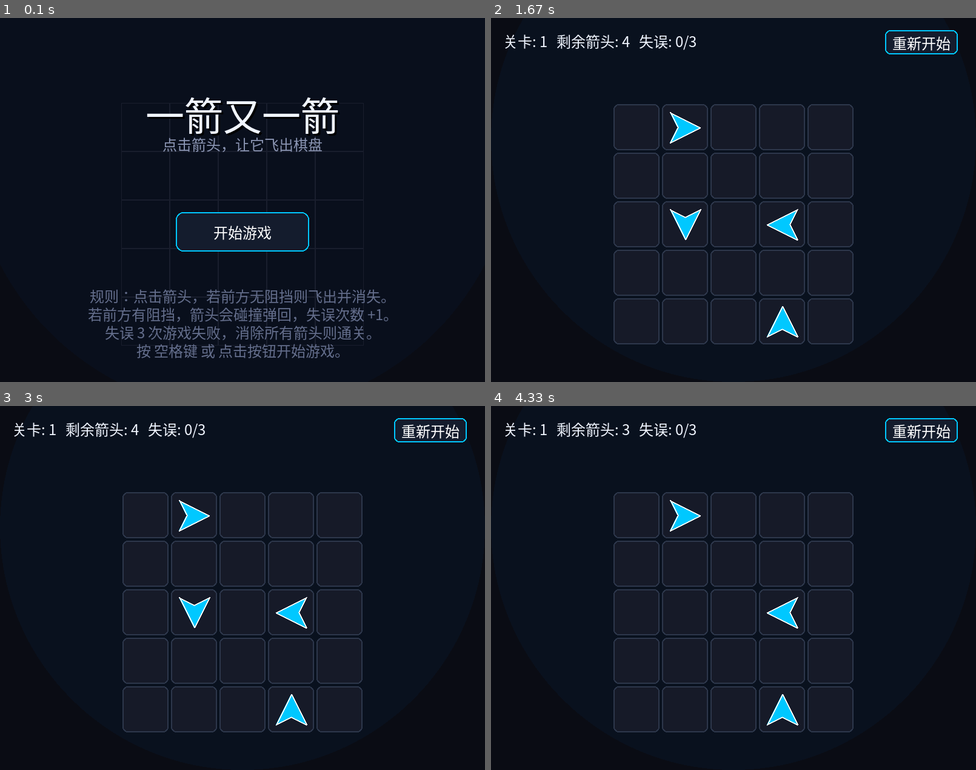
Above: before the commit, frames 1-4 (two rows, left to right).
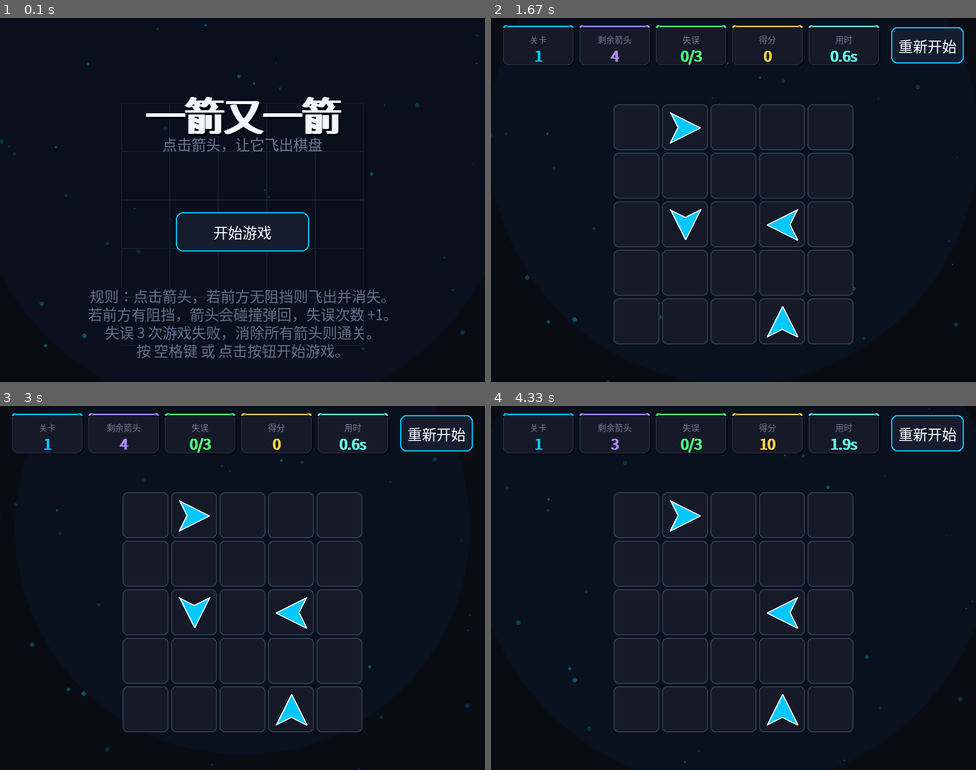
Above: after the commit, the same moments.

Repository: Emrys-m/arrow-game
Game: pygame game, started from main.py
Two runs of this game, one before a commit and one after it. Both use one fixed random seed, a clock stepped at 60 frames per second and the inputs below.
Inputs (mouse positions are in pixels of both pictures, inside the frame that each line leads up to):
- Up to frame 1 (0.1 s): no input
- Up to frame 2 (1.67 s): tap Space at 0.33 s; click (801, 229) at 0.72 s; click "重新开始" at 1.05 s; click (578, 250) at 1.38 s
- Up to frame 3 (3 s): tap Space at 1.67 s; click (106, 537) at 2.05 s; click "重新开始" at 2.38 s; click (203, 566) at 2.72 s
- Up to frame 4 (4.33 s): click (815, 719) at 3.05 s; click (685, 591) at 3.38 s; click (558, 675) at 3.72 s

The runs differ from the first frame. In frame 1, 1.4% of the frame differs, in the area x 0-99%, y 1-93%; in frame 2, 2.3%; in frame 3, 2.3%; in frame 4, 2.3%, in the area x 2-100%, y 0-99%.

Commit message:
feat:新增了得分和计时系统，修改了游戏背景

Diff:
--- a/main.py
+++ b/main.py
@@ -1,6 +1,7 @@
 import pygame
 import sys
 import math
+import random
 
 # 初始化 Pygame
 pygame.init()
@@ -15,28 +16,33 @@
 # ---------- 高级感深色配色 ----------
 WHITE = (255, 255, 255)
 BLACK = (0, 0, 0)
-
-BG_COLOR = (10, 12, 20)          # 深色背景
-GRID_COLOR = (25, 30, 45)        # 极暗网格线
-CELL_BG = (22, 26, 40)           # 格子底色
-CELL_BORDER = (45, 55, 75)       # 格子边框
-
-NEON_BLUE = (0, 200, 255)        # 霓虹青色箭头（正常）
-NEON_RED = (255, 80, 80)         # 霓虹红色箭头（碰撞）
-NEON_GREEN = (80, 255, 120)      # 霓虹绿色文字（通关）
-
-TITLE_COLOR = (240, 245, 255)    # 亮白
-SUB_TITLE_COLOR = (140, 150, 180)
+BG_COLOR = (10, 12, 20)
+GRID_COLOR = (25, 30, 45)
+CELL_BG = (22, 26, 40)
+CELL_BORDER = (45, 55, 75)
+SHADOW_COLOR = (4, 5, 10)
+
+# 霓虹色
+NEON_BLUE = (0, 200, 255)
+NEON_PURPLE = (170, 140, 255)
+NEON_RED = (255, 80, 80)
+NEON_GREEN = (80, 255, 120)
+NEON_YELLOW = (255, 210, 70)
+NEON_ORANGE = (255, 140, 0)
+NEON_CYAN = (100, 255, 230)
+
+TITLE_COLOR = (240, 245, 255)
+SUB_TITLE_COLOR = (110, 120, 150)
 HELP_TEXT = (100, 110, 140)
 
-BTN_COLOR = (20, 28, 45)         # 深色按钮
-BTN_HOVER = (35, 50, 80)         # 按钮悬停
-BTN_BORDER = (0, 200, 255)       # 青色边框
+BTN_COLOR = (20, 28, 45)
+BTN_HOVER = (35, 50, 80)
+BTN_BORDER = (0, 200, 255)
 
 DIRS = {'U': (0, -1), 'D': (0, 1), 'L': (-1, 0), 'R': (1, 0)}
 MAX_MISTAKES = 3
 
-# ---------- 关卡数据（5 关，难度逐级递增） ----------
+# ---------- 关卡数据 ----------
 LEVELS = [
     [
         [None, 'R', None, None, None],
@@ -75,11 +81,10 @@
     ]
 ]
 
-# ---------- 画箭头函数（支持缩放，用于残影） ----------
+# ---------- 画箭头函数 ----------
 def draw_arrow(surface, x, y, direction, color=NEON_BLUE, outline_color=WHITE, scale=1.0):
     size = int(25 * scale)
     if size <= 0: return
-
     if direction == 'U':
         points = [(x, y - size), (x - size, y + size), (x, y + size // 2), (x + size, y + size)]
     elif direction == 'D':
@@ -93,34 +98,58 @@
     pygame.draw.polygon(surface, color, points)
     pygame.draw.polygon(surface, outline_color, points, max(1, int(2 * scale)))
 
-# ---------- 飞行动画类（加入加速和拖尾） ----------
+# ---------- 时间格式化 ----------
+def format_time(t):
+    if t < 60:
+        return f"{t:.1f}s"
+    m = int(t // 60)
+    s = t - m * 60
+    return f"{m}:{s:04.1f}"
+
+# ---------- 漂移粒子类 ----------
+class Particle:
+    def __init__(self):
+        self.reset()
+
+    def reset(self):
+        self.x = random.uniform(0, WIDTH)
+        self.y = random.uniform(0, HEIGHT)
+        self.size = random.uniform(0.5, 2.5)
+        self.speed_x = random.uniform(-0.3, 0.3)
+        self.speed_y = random.uniform(-0.5, -0.1)
+        self.alpha = random.randint(30, 100)
+
+    def update(self):
+        self.x += self.speed_x
+        self.y += self.speed_y
+        if self.y < -10 or self.x < -10 or self.x > WIDTH + 10:
+            self.reset()
+            self.y = HEIGHT + 10
+
+    def draw(self, surface):
+        s = pygame.Surface((int(self.size * 4), int(self.size * 4)), pygame.SRCALPHA)
+        pygame.draw.circle(s, (0, 200, 255, self.alpha), (int(self.size * 2), int(self.size * 2)), int(self.size * 2))
+        surface.blit(s, (self.x - self.size * 2, self.y - self.size * 2))
+
+# ---------- 飞行动画类 ----------
 class FlyingArrow:
     def __init__(self, row, col, direction):
         self.direction = direction
         self.x = MARGIN_X + col * CELL_SIZE + CELL_SIZE // 2
         self.y = MARGIN_Y + row * CELL_SIZE + CELL_SIZE // 2
-
-        # 新增：初始速度较慢，飞行过程中加速
         self.speed = 6
         dx, dy = DIRS[direction]
         self.vx = dx * self.speed
         self.vy = dy * self.speed
-
-        # 新增：拖尾残影集合
         self.trail = []
 
     def update(self):
-        # 记录当前坐标进入拖尾数组
         self.trail.append((self.x, self.y))
-        if len(self.trail) > 7:  # 保留最近7帧的位置
-            self.trail.pop(0)
-
-        # 加速效果：每帧速度增加，带来弹射感
+        if len(self.trail) > 7: self.trail.pop(0)
         self.speed += 1.2
         dx, dy = DIRS[self.direction]
         self.vx = dx * self.speed
         self.vy = dy * self.speed
-
         self.x += self.vx
         self.y += self.vy
 
@@ -129,14 +158,10 @@
                 self.y < -CELL_SIZE or self.y > HEIGHT + CELL_SIZE)
 
     def draw(self, screen):
-        # 1. 绘制拖尾残影
         for i, (tx, ty) in enumerate(self.trail):
-            # 越靠后的残影越小、颜色越暗（逼近背景色）
-            scale = (i + 1) / len(self.trail) * 0.7  # 缩放比例 0.1 ~ 0.7
-            trail_color = (0, int(150 * (i / len(self.trail))), 200) # 颜色逐渐变暗
+            scale = (i + 1) / len(self.trail) * 0.7
+            trail_color = (0, int(150 * (i / len(self.trail))), 200)
             draw_arrow(screen, tx, ty, self.direction, trail_color, NEON_BLUE, scale)
-
-        # 2. 绘制本体
         draw_arrow(screen, self.x, self.y, self.direction, NEON_BLUE, WHITE)
 
 # ---------- 碰撞弹回动画类 ----------
@@ -150,12 +175,10 @@
         self.x = self.start_x
         self.y = self.start_y
         self.max_dist = max_dist
-
         self.speed = 12
         dx, dy = DIRS[direction]
         self.vx = dx * self.speed
         self.vy = dy * self.speed
-
         self.distance_traveled = 0
         self.state = "forward"
         self.finished = False
@@ -169,7 +192,7 @@
                 self.state = "backward"
                 self.x -= self.vx
                 self.y -= self.vy
-                self.vx = -self.vx * 1.5  # 弹回时加速，显得有力量感
+                self.vx = -self.vx * 1.5
                 self.vy = -self.vy * 1.5
         elif self.state == "backward":
             self.x += self.vx
@@ -191,16 +214,30 @@
         self.screen = pygame.display.set_mode((WIDTH, HEIGHT))
         pygame.display.set_caption("一箭又一箭")
         self.clock = pygame.time.Clock()
+
+        # 字体
         self.font = pygame.font.SysFont("simhei", 24)
+        self.label_font = pygame.font.SysFont("simhei", 14)
+        self.value_font = pygame.font.SysFont("simhei", 24)
+        self.value_font.set_bold(True)
         self.big_font = pygame.font.SysFont("simhei", 48)
+        self.big_font.set_bold(True)
         self.title_font = pygame.font.SysFont("simhei", 64)
+        self.title_font.set_bold(True)
 
         self.state = "START"
         self.level_index = 0
         self.grid = []
         self.mistakes = 0
+        self.score = 0
+        self.elapsed_time = 0.0  # 新增：计时
         self.flying_arrows = []
         self.bumping_arrows = []
+
+        # 时间计数（驱动动画）
+        self.time = 0
+        # 漂移粒子
+        self.particles = [Particle() for _ in range(40)]
 
         self.start_btn_rect = pygame.Rect(WIDTH // 2 - 110, HEIGHT // 2 + 20, 220, 65)
 
@@ -211,11 +248,13 @@
         self.level_index = index
         self.grid = [row[:] for row in LEVELS[index]]
         self.mistakes = 0
+        self.elapsed_time = 0.0  # 重置计时
         self.flying_arrows = []
         self.bumping_arrows = []
         self.state = "PLAYING"
 
     def reset_level(self):
+        self.score = 0
         self.load_level(self.level_index)
 
     def count_arrows(self):
@@ -263,14 +302,24 @@
                 if self.is_path_clear(row, col, direction):
                     self.grid[row][col] = None
                     self.flying_arrows.append(FlyingArrow(row, col, direction))
-                    if self.count_arrows() == 0: self.state = "WIN"
+                    self.score += 10
+                    if self.count_arrows() == 0:
+                        self.state = "WIN"
+                        self.score += 50
                 else:
                     self.mistakes += 1
                     dist = self.get_block_dist(row, col, direction)
                     if dist > 0: self.bumping_arrows.append(BumpingArrow(row, col, direction, dist))
+                    self.score = max(0, self.score - 5)
                     if self.mistakes >= MAX_MISTAKES: self.state = "LOSE"
 
     def update(self):
+        self.time += 1
+        # 计时：仅在 PLAYING 状态累加
+        if self.state == "PLAYING":
+            self.elapsed_time += 1.0 / 60.0
+        for p in self.particles:
+            p.update()
         for arrow in self.flying_arrows[:]:
             arrow.update()
             if arrow.is_off_screen(): self.flying_arrows.remove(arrow)
@@ -280,36 +329,54 @@
 
     def draw_start_screen(self):
         self.screen.fill(BG_COLOR)
+
+        # 呼吸光晕
+        pulse = 1.0 + 0.1 * math.sin(self.time * 0.03)
         glow_surf = pygame.Surface((WIDTH, HEIGHT), pygame.SRCALPHA)
-        pygame.draw.circle(glow_surf, (0, 150, 255, 15), (WIDTH // 2, HEIGHT // 3), 300)
-        pygame.draw.circle(glow_surf, (0, 100, 255, 8), (WIDTH // 2, HEIGHT // 3), 450)
+        pygame.draw.circle(glow_surf, (0, 150, 255, 15), (WIDTH // 2, HEIGHT // 3), int(300 * pulse))
+        pygame.draw.circle(glow_surf, (0, 100, 255, 8), (WIDTH // 2, HEIGHT // 3), int(450 * pulse))
         self.screen.blit(glow_surf, (0, 0))
 
+        # 漂移粒子
+        for p in self.particles:
+            p.draw(self.screen)
+
+        # 装饰网格
         for r in range(ROWS):
             for c in range(COLS):
                 rect = pygame.Rect(MARGIN_X + c * CELL_SIZE, MARGIN_Y + r * CELL_SIZE, CELL_SIZE, CELL_SIZE)
                 pygame.draw.rect(self.screen, GRID_COLOR, rect, 1)
 
+        # 标题（呼吸缩放）
+        title_scale = 1.0 + 0.02 * math.sin(self.time * 0.05)
         title_text = "一箭又一箭"
+        title_base = self.title_font.render(title_text, True, TITLE_COLOR)
+        title_w = int(title_base.get_width() * title_scale)
+        title_h = int(title_base.get_height() * title_scale)
+        title = pygame.transform.smoothscale(title_base, (title_w, title_h))
         shadow = self.title_font.render(title_text, True, (0, 0, 0))
+        shadow_w = int(shadow.get_width() * title_scale)
+        shadow_h = int(shadow.get_height() * title_scale)
+        shadow = pygame.transform.smoothscale(shadow, (shadow_w, shadow_h))
         self.screen.blit(shadow, (WIDTH // 2 - shadow.get_width() // 2 + 3, HEIGHT // 4 - 40 + 3))
-        title = self.title_font.render(title_text, True, TITLE_COLOR)
         self.screen.blit(title, (WIDTH // 2 - title.get_width() // 2, HEIGHT // 4 - 40))
 
+        # 副标题
         sub_title = self.font.render("点击箭头，让它飞出棋盘", True, SUB_TITLE_COLOR)
         self.screen.blit(sub_title, (WIDTH // 2 - sub_title.get_width() // 2, HEIGHT // 4 + 40))
 
+        # 开始按钮
         mouse_pos = pygame.mouse.get_pos()
         hover = self.start_btn_rect.collidepoint(mouse_pos)
         btn_color = BTN_HOVER if hover else BTN_COLOR
         pygame.draw.rect(self.screen, btn_color, self.start_btn_rect, border_radius=12)
         border_color = (0, 255, 255) if hover else BTN_BORDER
         pygame.draw.rect(self.screen, border_color, self.start_btn_rect, width=2, border_radius=12)
-
         btn_text = self.font.render("开始游戏", True, WHITE)
         self.screen.blit(btn_text, (self.start_btn_rect.centerx - btn_text.get_width() // 2,
                                      self.start_btn_rect.centery - btn_text.get_height() // 2))
 
+        # 操作说明
         help_lines = [
             "规则：点击箭头，若前方无阻挡则飞出并消失。",
             "若前方有阻挡，箭头会碰撞弹回，失误次数 +1。",
@@ -320,12 +387,171 @@
             help_surf = self.font.render(line, True, HELP_TEXT)
             self.screen.blit(help_surf, (WIDTH // 2 - help_surf.get_width() // 2, HEIGHT - 160 + i * 30))
 
+    def draw_hud_card(self, x, y, w, h, label, value, accent_color):
+        shadow_rect = pygame.Rect(x + 2, y + 2, w, h)
+        pygame.draw.rect(self.screen, SHADOW_COLOR, shadow_rect, border_radius=10)
+        rect = pygame.Rect(x, y, w, h)
+        pygame.draw.rect(self.screen, CELL_BG, rect, border_radius=10)
+        accent_rect = pygame.Rect(x, y, w, 3)
+        pygame.draw.rect(self.screen, accent_color, accent_rect,
+                         border_top_left_radius=10, border_top_right_radius=10)
+        pygame.draw.rect(self.screen, CELL_BORDER, rect, width=1, border_radius=10)
+        label_surf = self.label_font.render(label, True, SUB_TITLE_COLOR)
+        self.screen.blit(label_surf, (x + w // 2 - label_surf.get_width() // 2, y + 12))
+        value_surf = self.value_font.render(value, True, accent_color)
+        self.screen.blit(value_surf, (x + w // 2 - value_surf.get_width() // 2, y + 32))
+
+    # ---------- 结算面板绘制 ----------
+    def draw_result_panel(self, is_win):
+        overlay = pygame.Surface((WIDTH, HEIGHT), pygame.SRCALPHA)
+        overlay.fill((6, 8, 15, 200))
+        self.screen.blit(overlay, (0, 0))
+
+        panel_w, panel_h = 460, 420
+        panel_x = WIDTH // 2 - panel_w // 2
+        panel_y = HEIGHT // 2 - panel_h // 2
+
+        accent = NEON_GREEN if is_win else NEON_RED
+
+        # 外发光
+        pulse = 1.0 + 0.08 * math.sin(self.time * 0.06)
+        glow = pygame.Surface((panel_w + 80, panel_h + 80), pygame.SRCALPHA)
+        for i in range(5, 0, -1):
+            alpha = 12 - i
+            pygame.draw.rect(glow, (*accent, max(alpha, 3)),
+                             (40 - i * 3, 40 - i * 3, panel_w + i * 6, panel_h + i * 6),
+                             border_radius=20 + i * 2)
+        self.screen.blit(glow, (panel_x - 40, panel_y - 40))
+
+        # 阴影
+        shadow = pygame.Surface((panel_w + 20, panel_h + 20), pygame.SRCALPHA)
+        pygame.draw.rect(shadow, (0, 0, 0, 160), (0, 0, panel_w + 20, panel_h + 20), border_radius=22)
+        self.screen.blit(shadow, (panel_x - 10, panel_y - 10))
+
+        # 面板主体
+        panel_rect = pygame.Rect(panel_x, panel_y, panel_w, panel_h)
+        pygame.draw.rect(self.screen, (22, 28, 45), panel_rect, border_radius=18)
+
+        # 内网格
+        inner_clip = pygame.Surface((panel_w, panel_h), pygame.SRCALPHA)
+        for i in range(0, panel_w, 24):
+            pygame.draw.line(inner_clip, (40, 50, 75, 50), (i, 0), (i, panel_h))
+        for j in range(0, panel_h, 24):
+            pygame.draw.line(inner_clip, (40, 50, 75, 50), (0, j), (panel_w, j))
+        self.screen.blit(inner_clip, (panel_x, panel_y))
+
+        # 顶部光晕
+        top_glow = pygame.Surface((panel_w, 200), pygame.SRCALPHA)
+        for i in range(200, 0, -10):
+            alpha = max(0, int(30 * (i / 200) * pulse))
+            pygame.draw.circle(top_glow, (*accent, alpha), (panel_w // 2, 0), i * 2)
+        self.screen.blit(top_glow, (panel_x, panel_y))
+
+        # 边框
+        pygame.draw.rect(self.screen, accent, panel_rect, width=2, border_radius=18)
+        inner_rect = pygame.Rect(panel_x + 6, panel_y + 6, panel_w - 12, panel_h - 12)
+        pygame.draw.rect(self.screen, accent, inner_rect, width=1, border_radius=14)
+
+        # 四角 L 形角标
+        corner_len = 18
+        corner_thickness = 3
+        corners = [
+            (panel_x + 12, panel_y + 12, 1, 1),
+            (panel_x + panel_w - 12, panel_y + 12, -1, 1),
+            (panel_x + 12, panel_y + panel_h - 12, 1, -1),
+            (panel_x + panel_w - 12, panel_y + panel_h - 12, -1, -1),
+        ]
+        for cx, cy, dx, dy in corners:
+            pygame.draw.line(self.screen, accent,
+                             (cx, cy), (cx + corner_len * dx, cy), corner_thickness)
+            pygame.draw.line(self.screen, accent,
+                             (cx, cy), (cx, cy + corner_len * dy), corner_thickness)
+
+        # 顶部状态条
+        pygame.draw.rect(self.screen, accent, (panel_x, panel_y, panel_w, 4),
+                         border_top_left_radius=18, border_top_right_radius=18)
+
+        # 圆形图标 + 旋转光环
+        icon_cy = panel_y + 78
+        icon_r = 40
+        ring_r = int(icon_r + 10 + 5 * pulse)
+        for angle in range(0, 360, 30):
+            rad = math.radians(angle + self.time * 0.8)
+            x1 = WIDTH // 2 + math.cos(rad) * ring_r
+            y1 = icon_cy + math.sin(rad) * ring_r
+            x2 = WIDTH // 2 + math.cos(rad) * (ring_r - 6)
+            y2 = icon_cy + math.sin(rad) * (ring_r - 6)
+            pygame.draw.line(self.screen, accent, (x1, y1), (x2, y2), 2)
+        pygame.draw.circle(self.screen, (15, 20, 32), (WIDTH // 2, icon_cy), icon_r)
+        pygame.draw.circle(self.screen, accent, (WIDTH // 2, icon_cy), icon_r, 3)
+        inner_glow = pygame.Surface((icon_r * 2, icon_r * 2), pygame.SRCALPHA)
+        pygame.draw.circle(inner_glow, (*accent, 60), (icon_r, icon_r), icon_r - 6)
+        self.screen.blit(inner_glow, (WIDTH // 2 - icon_r, icon_cy - icon_r))
+        icon_char = "通" if is_win else "败"
+        icon_font = pygame.font.SysFont("simhei", 40)
+        icon_font.set_bold(True)
+        icon_surf = icon_font.render(icon_char, True, accent)
+        self.screen.blit(icon_surf, (WIDTH // 2 - icon_surf.get_width() // 2,
+                                      icon_cy - icon_surf.get_height() // 2))
+
+        # 标题
+        title_text = "通 关" if is_win else "失 败"
+        title = self.big_font.render(title_text, True, TITLE_COLOR)
+        self.screen.blit(title, (WIDTH // 2 - title.get_width() // 2, panel_y + 140))
+
+        # 分隔线
+        line_y = panel_y + 210
+        line_w = 260
+        line_x = WIDTH // 2 - line_w // 2
+        line_surf = pygame.Surface((line_w, 2), pygame.SRCALPHA)
+        for i in range(line_w):
+            alpha = int(255 * (1 - abs(i - line_w / 2) / (line_w / 2)))
+            pygame.draw.line(line_surf, (*accent, alpha), (i, 0), (i, 2))
+        self.screen.blit(line_surf, (line_x, line_y))
+
+        # 得分
+        score_label = self.label_font.render("本 局 得 分", True, SUB_TITLE_COLOR)
+        self.screen.blit(score_label, (WIDTH // 2 - score_label.get_width() // 2, panel_y + 228))
+
+        big_score_font = pygame.font.SysFont("simhei", 46)
+        big_score_font.set_bold(True)
+        score_surf = big_score_font.render(str(self.score), True, NEON_YELLOW)
+        self.screen.blit(score_surf, (WIDTH // 2 - score_surf.get_width() // 2, panel_y + 248))
+
+        # 用时（新）
+        time_label = self.label_font.render("本 局 用 时", True, SUB_TITLE_COLOR)
+        self.screen.blit(time_label, (WIDTH // 2 - time_label.get_width() // 2, panel_y + 318))
+
+        big_time_font = pygame.font.SysFont("simhei", 32)
+        big_time_font.set_bold(True)
+        time_surf = big_time_font.render(format_time(self.elapsed_time), True, NEON_CYAN)
+        self.screen.blit(time_surf, (WIDTH // 2 - time_surf.get_width() // 2, panel_y + 338))
+
+        # 底部提示
+        hint_text = "点击屏幕，进入下一关" if is_win else "点击屏幕，重新挑战"
+        hint_pulse = 0.5 + 0.5 * math.sin(self.time * 0.1)
+        hint_color = (
+            int(120 + 130 * hint_pulse),
+            int(140 + 110 * hint_pulse),
+            int(180 + 75 * hint_pulse),
+        )
+        hint = self.font.render(hint_text, True, hint_color)
+        self.screen.blit(hint, (WIDTH // 2 - hint.get_width() // 2, panel_y + panel_h - 45))
+
     def draw_game_screen(self):
         self.screen.fill(BG_COLOR)
+
+        # 呼吸光晕
+        pulse = 1.0 + 0.08 * math.sin(self.time * 0.03)
         glow_surf = pygame.Surface((WIDTH, HEIGHT), pygame.SRCALPHA)
-        pygame.draw.circle(glow_surf, (0, 150, 255, 10), (WIDTH // 2, HEIGHT // 3), 400)
+        pygame.draw.circle(glow_surf, (0, 150, 255, 10), (WIDTH // 2, HEIGHT // 3), int(400 * pulse))
         self.screen.blit(glow_surf, (0, 0))
 
+        # 漂移粒子
+        for p in self.particles:
+            p.draw(self.screen)
+
+        # 棋盘格子
         for r in range(ROWS):
             for c in range(COLS):
                 x = MARGIN_X + c * CELL_SIZE
@@ -334,6 +560,7 @@
                 pygame.draw.rect(self.screen, CELL_BG, rect, border_radius=8)
                 pygame.draw.rect(self.screen, CELL_BORDER, rect, width=2, border_radius=8)
 
+        # 箭头
         for r in range(ROWS):
             for c in range(COLS):
                 direction = self.grid[r][c]
@@ -347,26 +574,37 @@
         for arrow in self.flying_arrows: arrow.draw(self.screen)
         for arrow in self.bumping_arrows: arrow.draw(self.screen)
 
-        info_surf = self.font.render(f"关卡: {self.level_index + 1}   剩余箭头: {self.count_arrows()}   失误: {self.mistakes}/{MAX_MISTAKES}", True, TITLE_COLOR)
-        self.screen.blit(info_surf, (20, 20))
-
-        restart_rect = pygame.Rect(WIDTH - 150, 20, 120, 40)
-        pygame.draw.rect(self.screen, BTN_COLOR, restart_rect, border_radius=8)
-        pygame.draw.rect(self.screen, BTN_BORDER, restart_rect, width=2, border_radius=8)
+        # 失误颜色
+        if self.mistakes == 0: mistake_color = NEON_GREEN
+        elif self.mistakes == 1: mistake_color = NEON_YELLOW
+        elif self.mistakes == 2: mistake_color = NEON_ORANGE
+        else: mistake_color = NEON_RED
+
+        # HUD 五卡片布局
+        card_w, card_h = 116, 66
+        gap = 10
+        start_x = 20
+        y = 12
+
+        self.draw_hud_card(start_x, y, card_w, card_h, "关卡", str(self.level_index + 1), NEON_BLUE)
+        self.draw_hud_card(start_x + (card_w + gap), y, card_w, card_h, "剩余箭头", str(self.count_arrows()), NEON_PURPLE)
+        self.draw_hud_card(start_x + (card_w + gap) * 2, y, card_w, card_h, "失误", f"{self.mistakes}/{MAX_MISTAKES}", mistake_color)
+        self.draw_hud_card(start_x + (card_w + gap) * 3, y, card_w, card_h, "得分", str(self.score), NEON_YELLOW)
+        self.draw_hud_card(start_x + (card_w + gap) * 4, y, card_w, card_h, "用时", format_time(self.elapsed_time), NEON_CYAN)
+
+        # 重新开始按钮
+        restart_rect = pygame.Rect(WIDTH - 140, 15, 120, 60)
+        pygame.draw.rect(self.screen, BTN_COLOR, restart_rect, border_radius=10)
+        pygame.draw.rect(self.screen, BTN_BORDER, restart_rect, width=2, border_radius=10)
         restart_text = self.font.render("重新开始", True, WHITE)
         self.screen.blit(restart_text, (restart_rect.centerx - restart_text.get_width() // 2,
                                         restart_rect.centery - restart_text.get_height() // 2))
 
+        # 结算面板
         if self.state == "WIN":
-            win_text = self.big_font.render("通关！", True, NEON_GREEN)
-            self.screen.blit(win_text, (WIDTH // 2 - win_text.get_width() // 2, HEIGHT // 2 - 50))
-            hint = self.font.render("点击进入下一关", True, TITLE_COLOR)
-            self.screen.blit(hint, (WIDTH // 2 - hint.get_width() // 2, HEIGHT // 2 + 20))
+            self.draw_result_panel(is_win=True)
         elif self.state == "LOSE":
-            lose_text = self.big_font.render("失败！", True, NEON_RED)
-            self.screen.blit(lose_text, (WIDTH // 2 - lose_text.get_width() // 2, HEIGHT // 2 - 50))
-            hint = self.font.render("点击重新开始", True, TITLE_COLOR)
-            self.screen.blit(hint, (WIDTH // 2 - hint.get_width() // 2, HEIGHT // 2 + 20))
+            self.draw_result_panel(is_win=False)
 
     def draw(self):
         if self.state == "START": self.draw_start_screen()
@@ -380,19 +618,26 @@
                     pygame.quit(); sys.exit()
                 if event.type == pygame.KEYDOWN:
                     if event.key == pygame.K_SPACE and self.state == "START":
+                        self.elapsed_time = 0.0
                         self.state = "PLAYING"
                 if event.type == pygame.MOUSEBUTTONDOWN and event.button == 1:
                     pos = pygame.mouse.get_pos()
                     if self.state == "START":
-                        if self.start_btn_rect.collidepoint(pos): self.state = "PLAYING"
+                        if self.start_btn_rect.collidepoint(pos):
+                            self.elapsed_time = 0.0
+                            self.state = "PLAYING"
                     elif self.state == "PLAYING":
-                        restart_rect = pygame.Rect(WIDTH - 150, 20, 120, 40)
+                        restart_rect = pygame.Rect(WIDTH - 140, 15, 120, 60)
                         if restart_rect.collidepoint(pos): self.reset_level()
                         else: self.handle_click(pos)
                     elif self.state == "WIN":
-                        if self.level_index + 1 < len(LEVELS): self.load_level(self.level_index + 1)
-                        else: self.state = "START"
-                    elif self.state == "LOSE": self.reset_level()
+                        if self.level_index + 1 < len(LEVELS):
+                            self.load_level(self.level_index + 1)
+                        else:
+                            self.score = 0
+                            self.state = "START"
+                    elif self.state == "LOSE":
+                        self.reset_level()
             self.update()
             self.draw()
             self.clock.tick(60)
